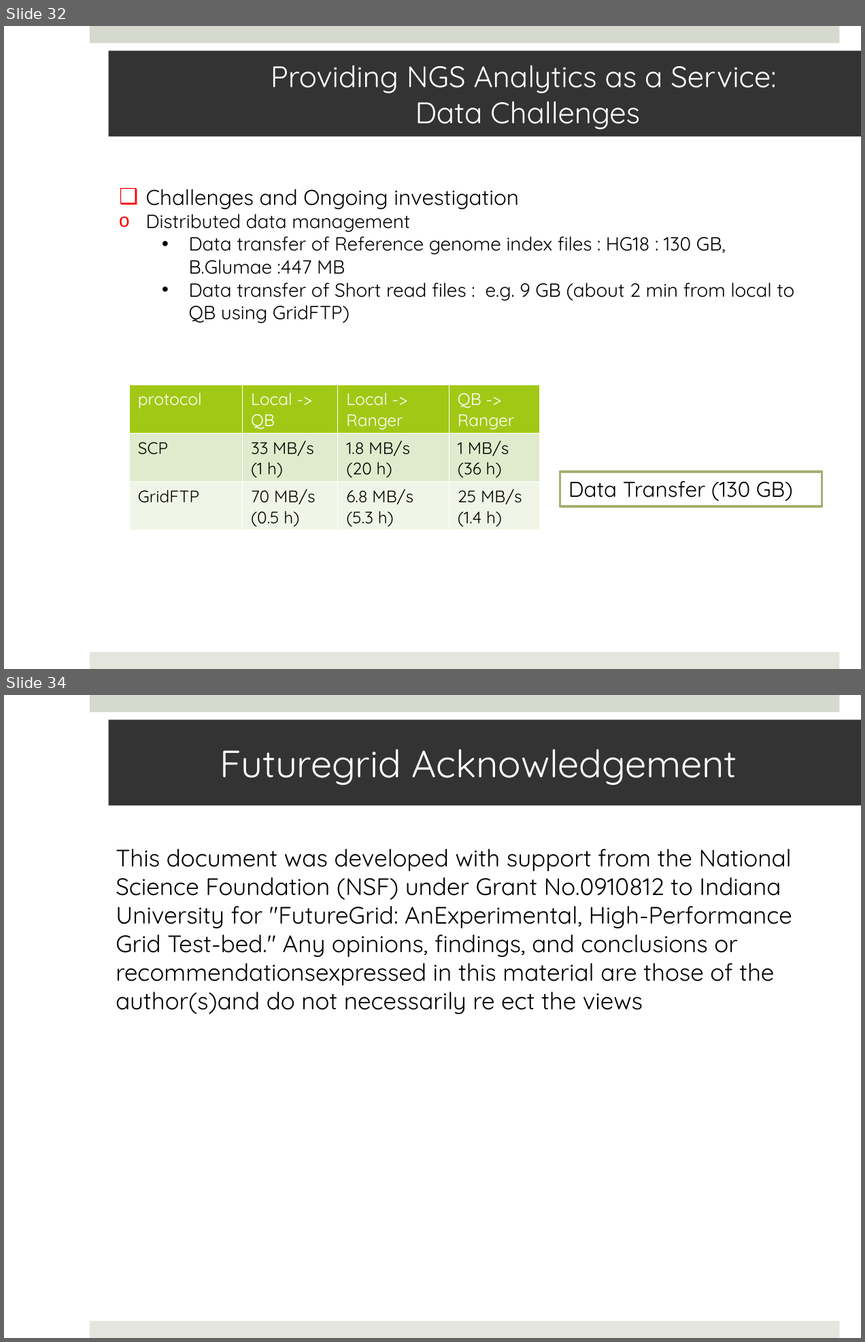
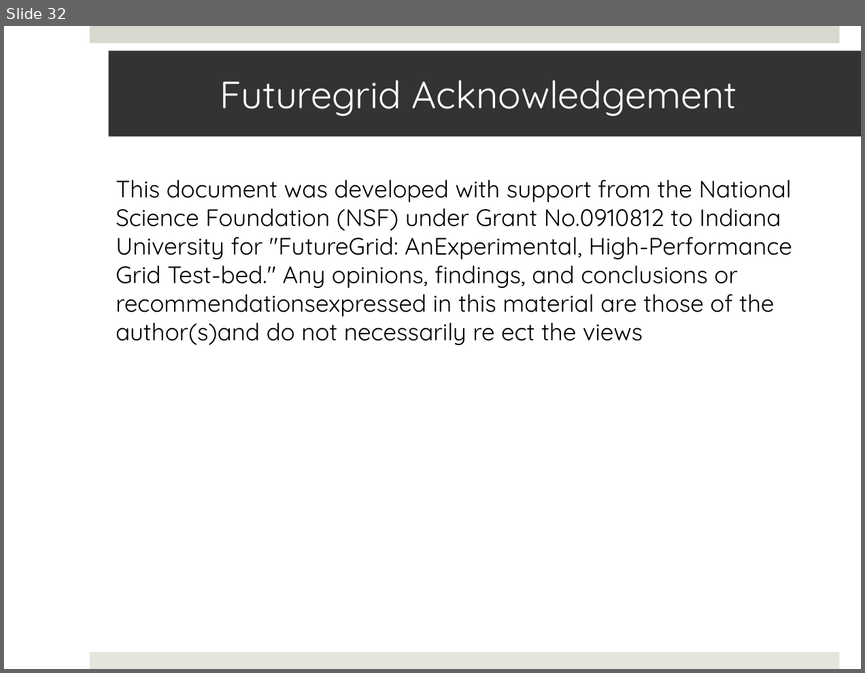
Before and after one commit to saga-project/saga-cpp-legacy-projects, a slide deck: saga-talks/abstractions_for_ls-microsoft.pptx. Shown one above the other, each under a label of ours: slides 32 and 34 before the commit, slide 32 after it; the slides between them are not shown. The pictures are 865x1342 and 865x673 pixels, drawn with LibreOffice and Linux fonts; fonts in the diff are those of the drawing; background and template pictures are left out. Boxes give left, top, right and bottom in pixels: in the first picture for what was removed or moved away, otherwise in the second. Text is boxed around its words. In the diff, an @@ line names an element or a change of style, - is before the commit and + after.

```diff
--- a/saga-talks/abstractions_for_ls-microsoft.pptx
+++ b/saga-talks/abstractions_for_ls-microsoft.pptx
@@ slide 32 removed at bbox=[4, 26, 861, 669], background #FFFFFF; not listed: 2 template elements that a slide beside it also shows @@
@@ title removed at bbox=[109, 51, 861, 137] @@
-Providing NGS Analytics as a Service:
-Data Challenges
@@ text removed at bbox=[146, 189, 794, 323] @@
-❑ Challenges and Ongoing investigation
-o Distributed data management
-  • Data transfer of Reference genome index files : HG18 : 130 GB, B.Glumae :447 MB
-  • Data transfer of Short read files : e.g. 9 GB (about 2 min from local to QB using GridFTP)
@@ table removed at bbox=[129, 384, 540, 530], 3 rows, 4 columns @@
-protocol | Local -> QB | Local -> Ranger | QB -> Ranger
-SCP | 33 MB/s (1 h) | 1.8 MB/s / (20 h) | 1 MB/s / (36 h)
-GridFTP | 70 MB/s / (0.5 h) | 6.8 MB/s / (5.3 h) | 25 MB/s / (1.4 h)
@@ rectangle removed at bbox=[560, 471, 822, 506] @@
-Data Transfer (130 GB)
@@ what was slide 34 is now slide 32 @@
```
Also in this commit, not shown: 4 slides changed, 1 slide added, 2 other slides removed.
